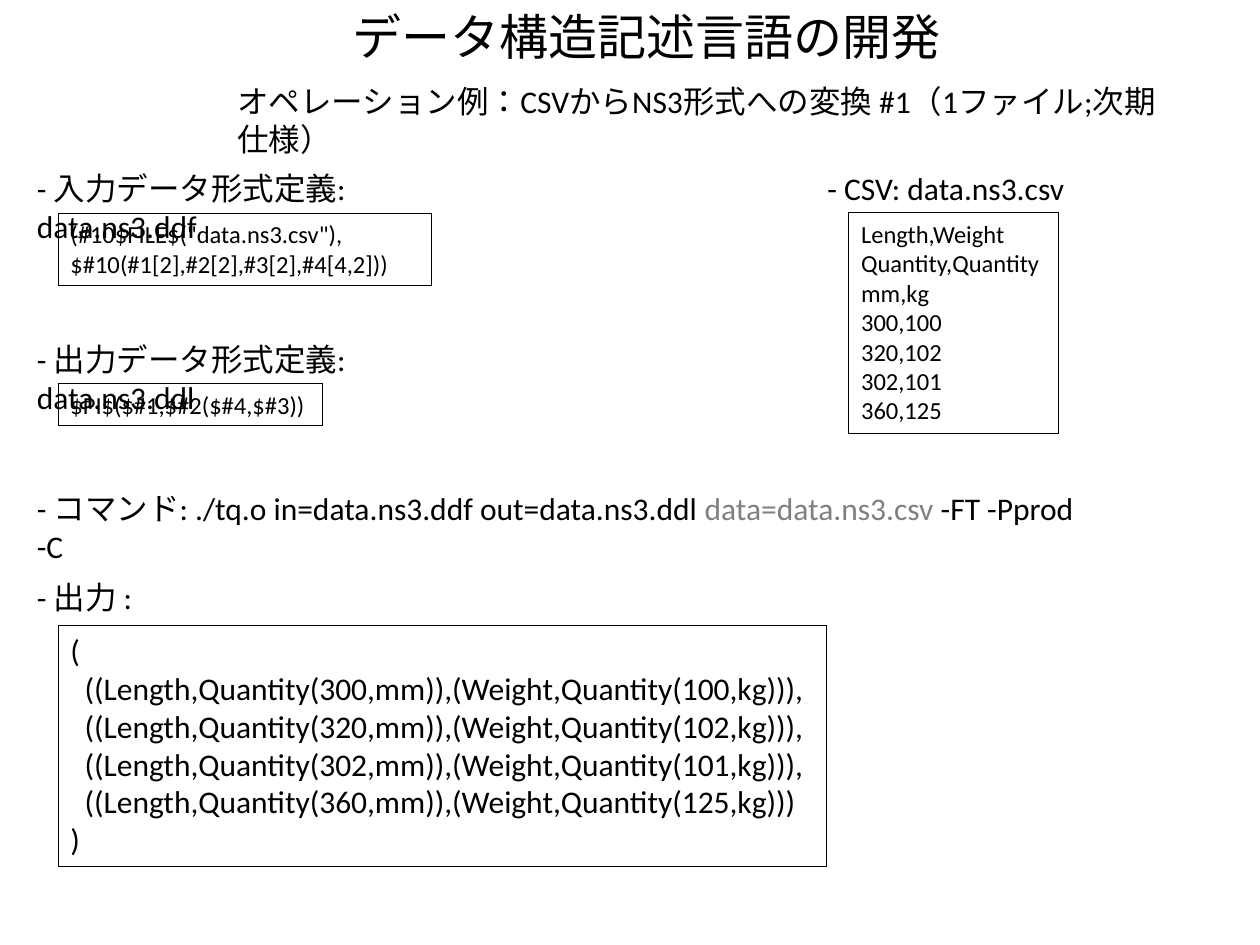
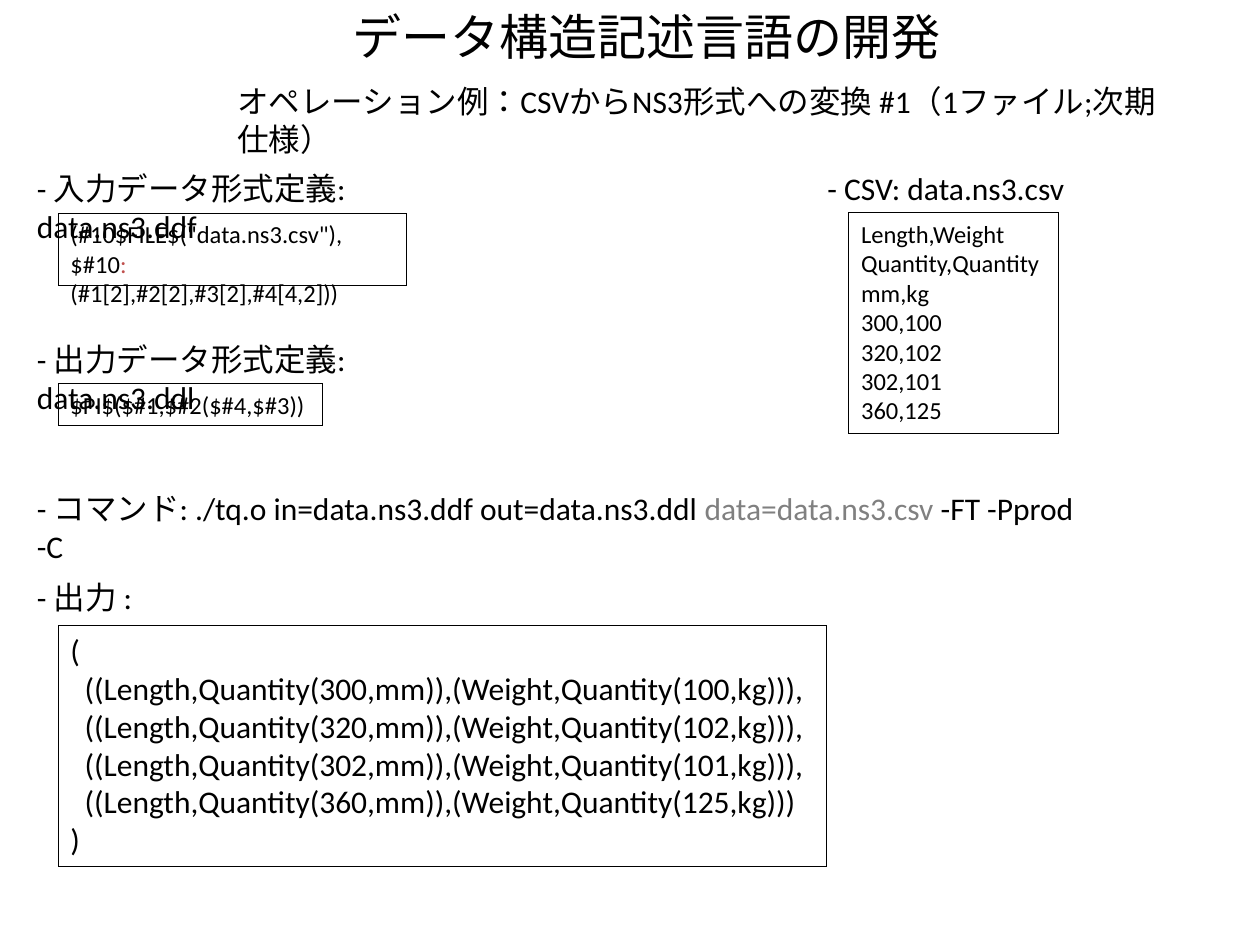
Before and after one commit to kouamano/RECURSIVE-SYSTEM, a slide deck: slide 5 of Document/tq_op_example.pptx. Drawn at 1260x945 pixels with LibreOffice and Linux fonts; fonts in the diff are those of the drawing. Boxes give left, top, right and bottom in pixels: in the first picture for what was removed or moved away, otherwise in the second. Text is boxed around its words. In the diff, an @@ line names an element or a change of style, - is before the commit and + after.

Commit message:
rev

```diff
--- a/Document/tq_op_example.pptx
+++ b/Document/tq_op_example.pptx
@@ rectangle "(#10$FILE$("data.ns3.csv"),": place and size @@
-rectangle "(#10$FILE$("data.ns3.csv")," at box(58, 213, 431, 285)
+rectangle "(#10$FILE$("data.ns3.csv")," at box(58, 213, 406, 285)
@@ text in rectangle at box(70, 224, 342, 306): text changed @@
-(#10$FILE$("data.ns3.csv"),$#10(#1[2],#2[2],#3[2],#4[4,2]))
+(#10$FILE$("data.ns3.csv"),
+$#10:(#1[2],#2[2],#3[2],#4[4,2]))
```
